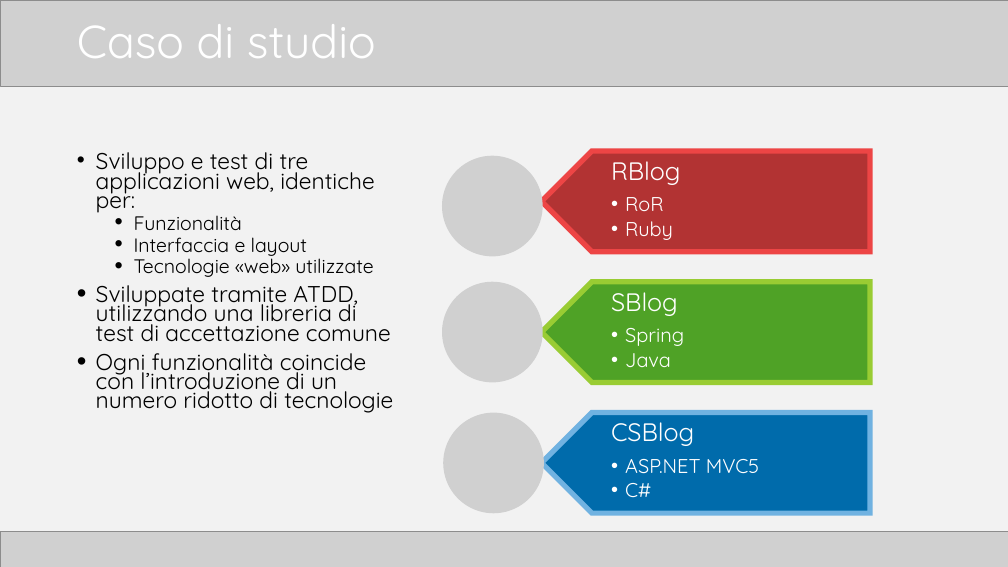
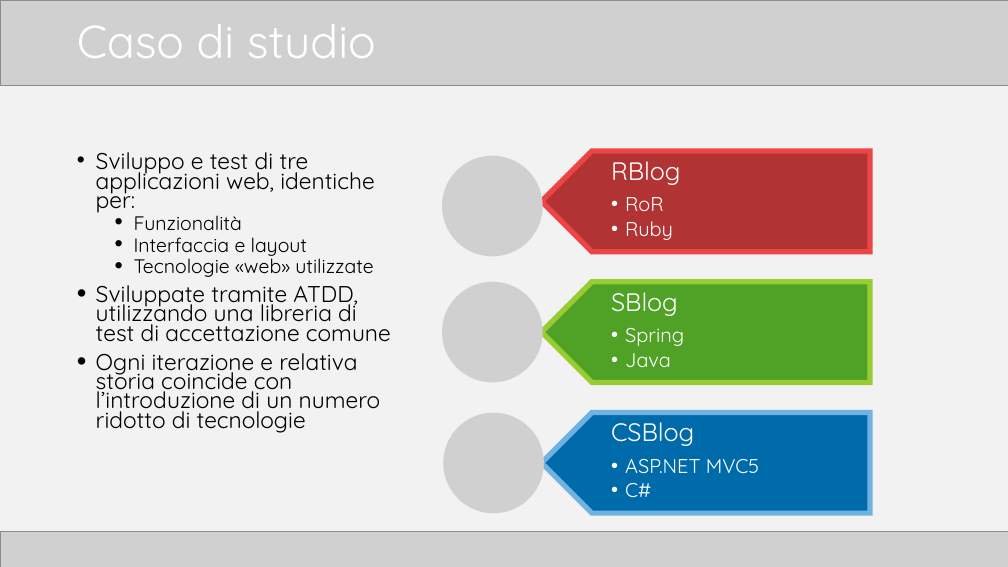
Before and after one commit to TTia/xblog-thesis, a slide deck: slide 5 of Presentazione.pptx. Drawn at 1008x567 pixels with LibreOffice and Linux fonts; fonts in the diff are those of the drawing; grey boxes stand for pictures. Boxes give left, top, right and bottom in pixels: in the first picture for what was removed or moved away, otherwise in the second. Text is boxed around its words. In the diff, an @@ line names an element or a change of style, - is before the commit and + after.

```diff
--- a/Presentazione.pptx
+++ b/Presentazione.pptx
@@ text at (x1=96, y1=353, x2=380, y2=433): text changed @@
-• Ogni funzionalità coincide con l’introduzione di un numero ridotto di tecnologie
+• Ogni iterazione e relativa storia coincide con l’introduzione di un numero ridotto di tecnologie
```
Also in this commit, not shown: 9 other slides changed, 7 other files.
